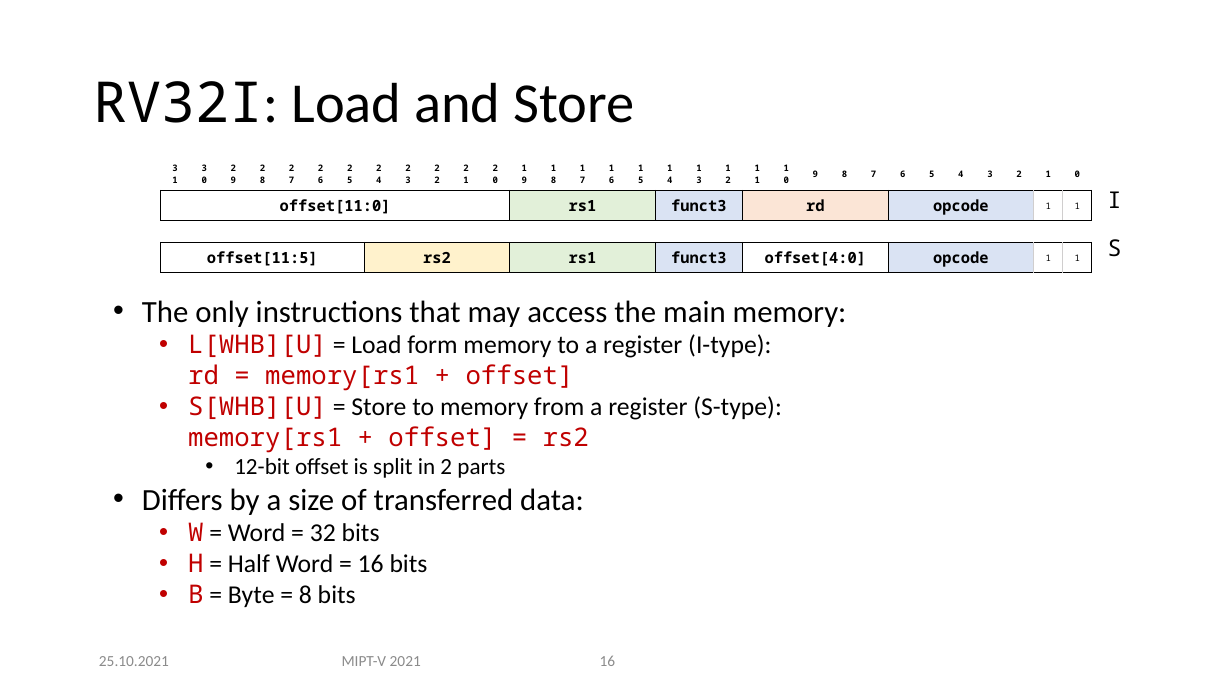
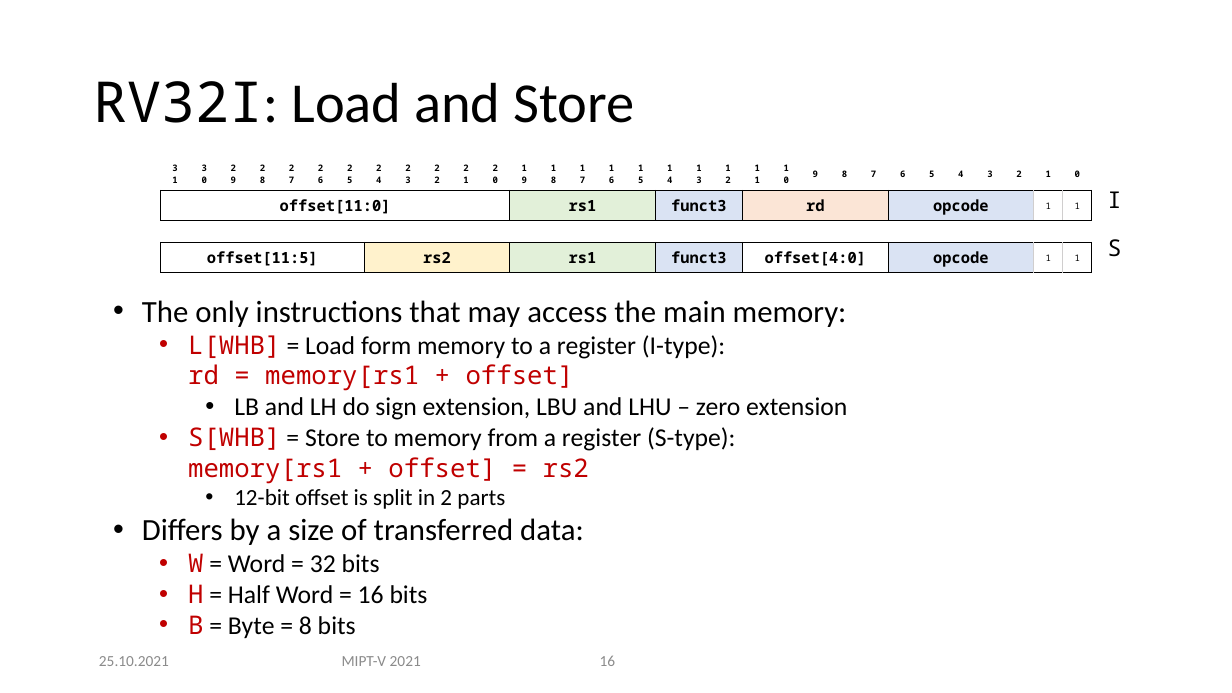
Before and after one commit to MIPT-ILab/ca-lectures, a slide deck: slide 16 of mipt-mips/2021/10_Lecture8-RISC-V_ISA.pptx. Drawn at 1232x693 pixels with LibreOffice and Linux fonts; fonts in the diff are those of the drawing; background and template pictures are left out. Boxes give left, top, right and bottom in pixels: in the first picture for what was removed or moved away, otherwise in the second. Text is boxed around its words. In the diff, an @@ line names an element or a change of style, - is before the commit and + after.

```diff
--- a/mipt-mips/2021/10_Lecture8-RISC-V_ISA.pptx
+++ b/mipt-mips/2021/10_Lecture8-RISC-V_ISA.pptx
@@ text at <box>188,335,847,484</box>: text changed @@
-  • L[WHB][U] = Load form memory to a register (I-type):
-    rd = memory[rs1 + offset]
-  • S[WHB][U] = Store to memory from a register (S-type):
-    memory[rs1 + offset] = rs2
+  • L[WHB] = Load form memory to a register (I-type):
+    rd = memory[rs1 + offset]
+    • LB and LH do sign extension, LBU and LHU – zero extension
+  • S[WHB] = Store to memory from a register (S-type):
+    memory[rs1 + offset] = rs2
```
Also in this commit, not shown: 1 other slide changed.
